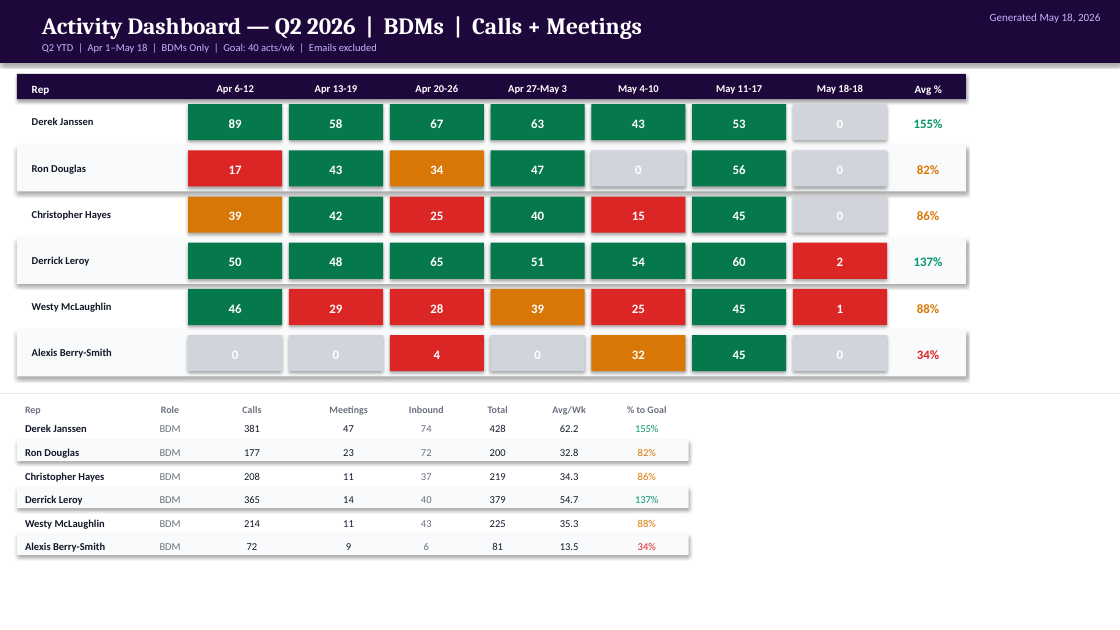
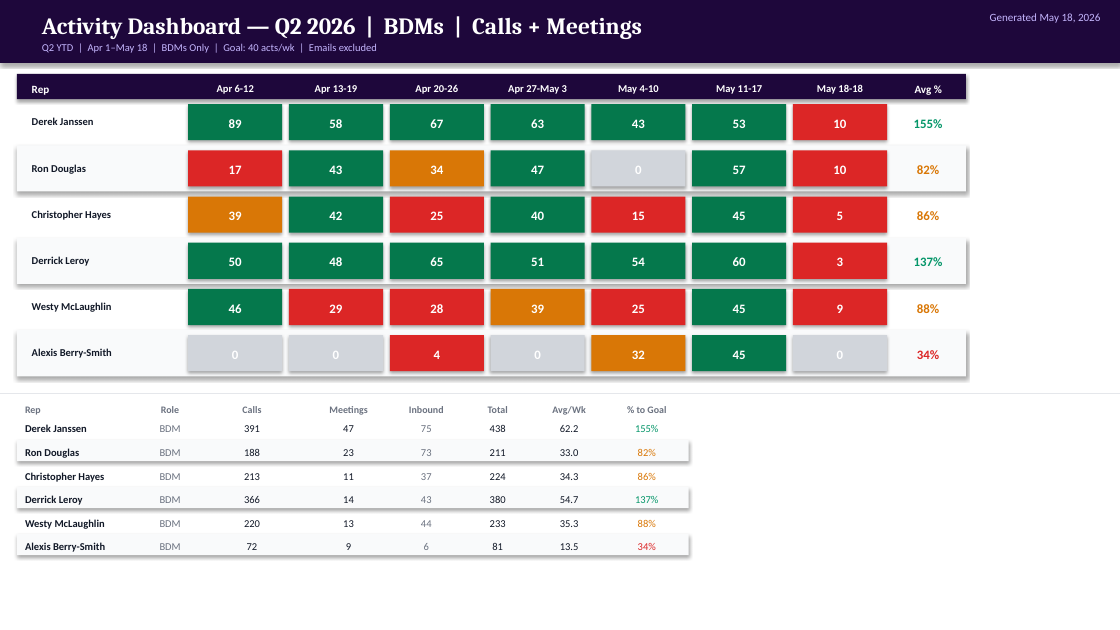
Before and after one commit to georgesoteropoulos-lgtm/cw-sales-playbook, a slide deck: slide 4 of generated/Sales Dashboards/BD Rep Scoreboard.pptx. Drawn at 1120x630 pixels with LibreOffice and Linux fonts; fonts in the diff are those of the drawing. Boxes give left, top, right and bottom in pixels: in the first picture for what was removed or moved away, otherwise in the second. Text is boxed around its words. In the diff, an @@ line names an element or a change of style, - is before the commit and + after.

```diff
--- a/generated/Sales Dashboards/BD Rep Scoreboard.pptx
+++ b/generated/Sales Dashboards/BD Rep Scoreboard.pptx
@@ text at [833,119,846,128]: text changed @@
-0
+10
@@ text at [733,165,746,174]: text changed @@
-56
+57
@@ text at [833,165,846,174]: text changed @@
-0
+10
@@ fill #D1D5DB to #DC2626 in 3 elements at [793,104,887,140], [793,150,887,187], [793,197,887,233] @@
@@ text at [837,211,843,220]: text changed @@
-0
+5
@@ text at [837,304,843,313]: text changed @@
-1
+9
@@ text at [244,449,260,456]: text changed @@
-177
+188
@@ text at [421,425,432,432]: text changed @@
-74
+75
@@ text at [490,449,506,456]: text changed @@
-200
+211
@@ text at [560,449,579,456]: text changed @@
-32.8
+33.0
@@ text at [244,473,260,480]: text changed @@
-208
+213
@@ text at [490,473,506,480]: text changed @@
-219
+224
@@ text at [244,496,260,503]: text changed @@
-365
+366
@@ text "43": place and size @@
-text "43" at [421,520,432,527]
+text "43" at [421,496,432,503]
@@ text at [490,496,506,503]: text changed @@
-379
+380
@@ text at [244,520,260,527]: text changed @@
-214
+220
@@ text at [343,520,354,527]: text changed @@
-11
+13
@@ text added at [421,520,432,527], 9 pt, text #6B7280 @@
+44
@@ text at [490,520,506,527]: text changed @@
-225
+233
```
Also in this commit, not shown: 2 other slides changed, 11 other files.
